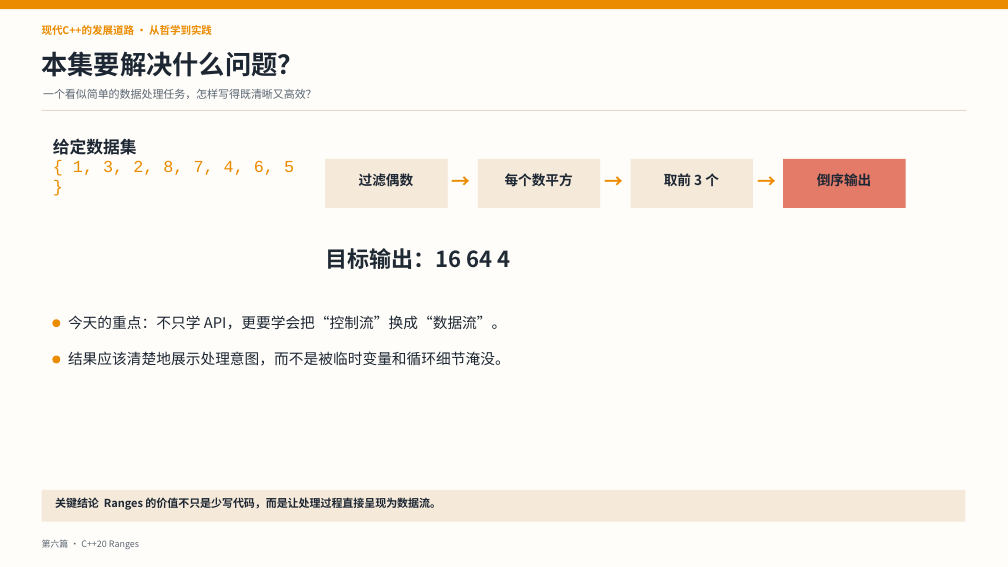
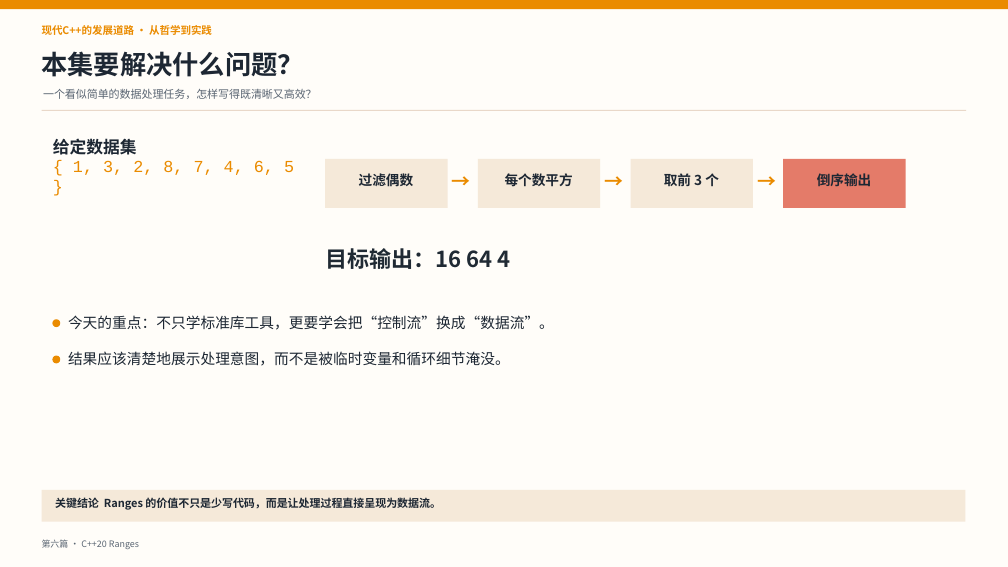
Before and after one commit to Alex-Cheng/qianxin_cpp, a slide deck: slide 2 of 第六集/第六集-C++20 Ranges——用管道思维打开编程新模式.pptx. Drawn at 1008x567 pixels with LibreOffice and Linux fonts; fonts in the diff are those of the drawing. Boxes give left, top, right and bottom in pixels: in the first picture for what was removed or moved away, otherwise in the second. Text is boxed around its words. In the diff, an @@ line names an element or a change of style, - is before the commit and + after.

```diff
--- a/第六集/第六集-C++20 Ranges——用管道思维打开编程新模式.pptx
+++ b/第六集/第六集-C++20 Ranges——用管道思维打开编程新模式.pptx
@@ text at box(68, 315, 554, 330): text changed @@
-今天的重点：不只学 API，更要学会把“控制流”换成“数据流”。
+今天的重点：不只学标准库工具，更要学会把“控制流”换成“数据流”。
```
Also in this commit, not shown: 10 other slides changed.
